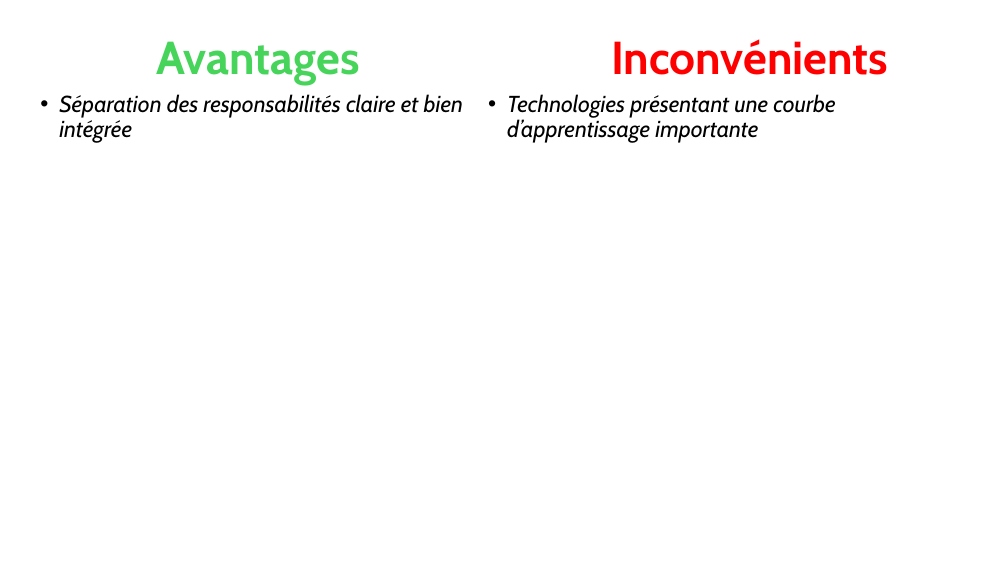
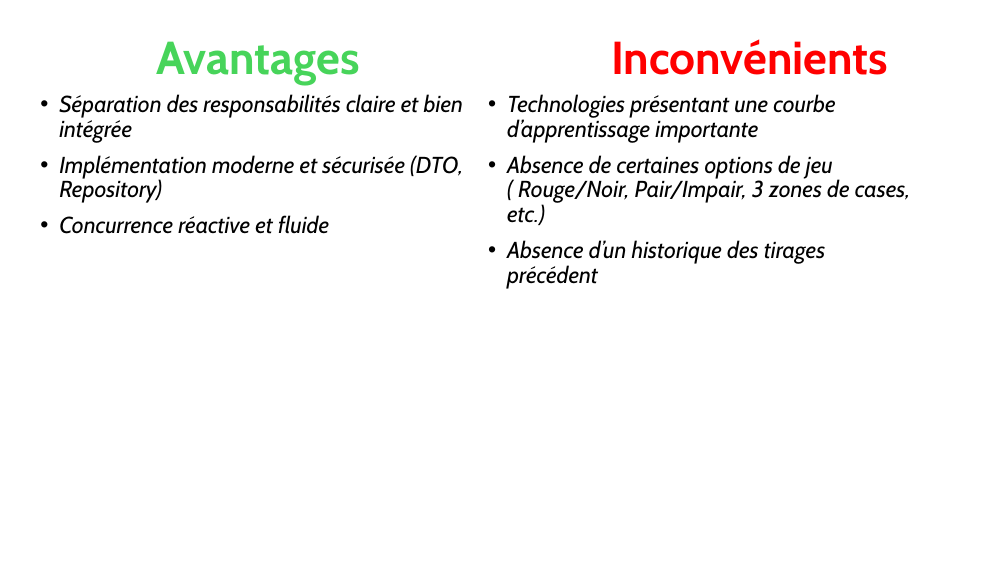
Before and after one commit to RobinSteiger/ASAD, a slide deck: slide 17 of doc/presentation.pptx (slide 16 before the commit). Drawn at 1008x567 pixels with LibreOffice and Linux fonts; fonts in the diff are those of the drawing. Boxes give left, top, right and bottom in pixels: in the first picture for what was removed or moved away, otherwise in the second. Text is boxed around its words. In the diff, an @@ line names an element or a change of style, - is before the commit and + after.

```diff
--- a/doc/presentation.pptx
+++ b/doc/presentation.pptx
@@ text at bbox=[59, 155, 463, 234]: paragraphs added @@
+• Implémentation moderne et sécurisée (DTO, Repository)
+• Concurrence réactive et fluide
@@ text at bbox=[507, 155, 910, 289]: paragraphs added @@
+• Absence de certaines options de jeu ( Rouge/Noir, Pair/Impair, 3 zones de cases, etc.)
+• Absence d’un historique des tirages précédent
```
Also in this commit, not shown: 1 other slide changed, 1 slide added, 1 other file.
